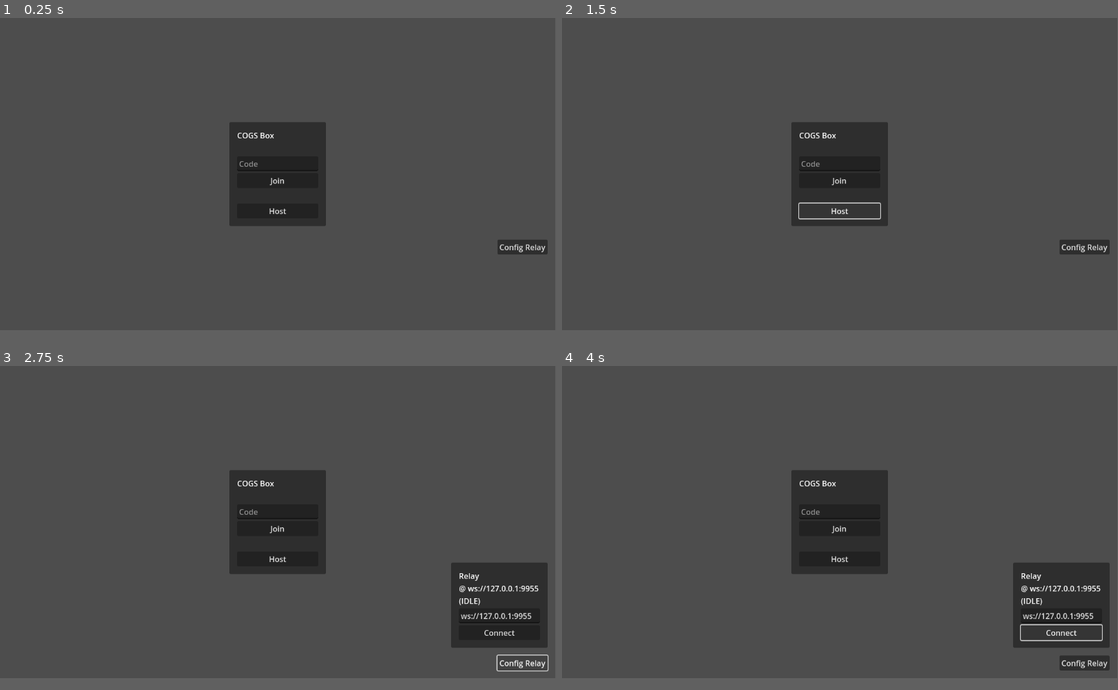
Above: before the commit, frames 1-4 (two rows, left to right).
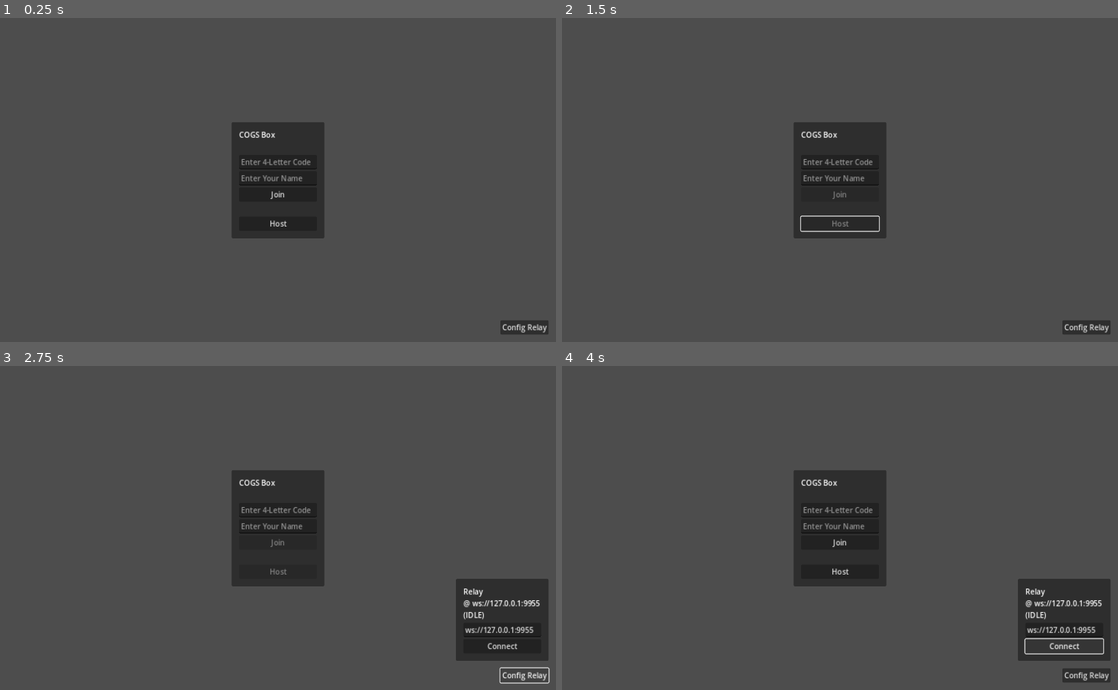
Above: after the commit, the same moments.

Repository: RUCOGS/jam-box
Game: Godot game, scene res://scenes/main.tscn
Two runs of this game, one before a commit and one after it. Both use one fixed random seed, a clock stepped at 60 frames per second and the inputs below.
Inputs (mouse positions are in pixels of both pictures, inside the frame that each line leads up to):
- Up to frame 1 (0.25 s): no input
- Up to frame 2 (1.5 s): click "Join" at 0.5 s; click (840, 212) at 1.25 s, where only the run before the commit has a clickable "Host"
- Up to frame 3 (2.75 s): click "Config Relay" at 2 s
- Up to frame 4 (4 s): click "Connect" at 2.75 s
The window is 799x449 before the commit and 800x466 after it. Grey fills any space a smaller window leaves; there, only what the larger window draws over its background counts as a difference.

The runs differ from the first frame. In frame 1, 2.0% of the frame differs, in the area x 41-99%, y 32-98%; in frame 2, 2.2%; in frame 3, 3.9%; in frame 4, 4.1%.
Error before the commit: Invalid access to property or key 'state_changed' on a base object of type 'Nil'. (res://scripts/ui/join_host_panel.gd:15)

Commit message:
Working room system

Diff:
--- a/Game/project.godot
+++ b/Game/project.godot
@@ -15,6 +15,16 @@
 config/features=PackedStringArray("4.3", "GL Compatibility")
 config/icon="res://icon.svg"
 
+[display]
+
+window/size/viewport_width=1200
+window/size/viewport_height=700
+window/stretch/mode="canvas_items"
+
+[editor]
+
+run/main_run_args="--resolution 1200x700"
+
 [rendering]
 
 renderer/rendering_method="gl_compatibility"
--- a/Game/scenes/main.tscn
+++ b/Game/scenes/main.tscn
@@ -8,6 +8,7 @@
 [ext_resource type="Script" path="res://scripts/ui/host_lobby_panel.gd" id="4_86h1h"]
 [ext_resource type="Script" path="res://scripts/ui/player_lobby_panel.gd" id="5_o4tag"]
 [ext_resource type="Script" path="res://scripts/room_manager.gd" id="6_olaue"]
+[ext_resource type="Script" path="res://scripts/ui/error_panel.gd" id="7_rwkk3"]
 
 [node name="Main" type="Node"]
 
@@ -33,8 +34,7 @@
 grow_vertical = 2
 script = ExtResource("1_1hdj3")
 
-[node name="JoinHostPanel" type="PanelContainer" parent="CanvasLayer/MainMenu/MenuManager" node_paths=PackedStringArray("_network", "_menu_manager", "_code_line_edit", "_join_button", "_host_button")]
-visible = false
+[node name="JoinHostPanel" type="PanelContainer" parent="CanvasLayer/MainMenu/MenuManager" node_paths=PackedStringArray("_network", "_room_manager", "_menu_manager", "_code_line_edit", "_name_line_edit", "_join_button", "_host_button")]
 custom_minimum_size = Vector2(200, 0)
 layout_mode = 1
 anchors_preset = 8
@@ -50,8 +50,10 @@
 grow_vertical = 2
 script = ExtResource("3_ah6gk")
 _network = NodePath("../../../../Network")
+_room_manager = NodePath("../../../../RoomManager")
 _menu_manager = NodePath("..")
 _code_line_edit = NodePath("MarginContainer/VBoxContainer/CodeLineEdit")
+_name_line_edit = NodePath("MarginContainer/VBoxContainer/UsernameLineEdit")
 _join_button = NodePath("MarginContainer/VBoxContainer/JoinButton")
 _host_button = NodePath("MarginContainer/VBoxContainer/HostButton")
 
@@ -76,8 +78,14 @@
 [node name="CodeLineEdit" type="LineEdit" parent="CanvasLayer/MainMenu/MenuManager/JoinHostPanel/MarginContainer/VBoxContainer"]
 layout_mode = 2
 size_flags_horizontal = 3
-placeholder_text = "Code"
+placeholder_text = "Enter 4-Letter Code"
 max_length = 6
+
+[node name="UsernameLineEdit" type="LineEdit" parent="CanvasLayer/MainMenu/MenuManager/JoinHostPanel/MarginContainer/VBoxContainer"]
+layout_mode = 2
+size_flags_horizontal = 3
+placeholder_text = "Enter Your Name"
+max_length = 12
 
 [node name="JoinButton" type="Button" parent="CanvasLayer/MainMenu/MenuManager/JoinHostPanel/MarginContainer/VBoxContainer"]
 layout_mode = 2
@@ -91,9 +99,9 @@
 layout_mode = 2
 text = "Host"
 
-[node name="HostLobbyPanel" type="PanelContainer" parent="CanvasLayer/MainMenu/MenuManager" node_paths=PackedStringArray("_room_manager", "_code_label", "_start_button", "_quit_button")]
+[node name="HostLobbyPanel" type="PanelContainer" parent="CanvasLayer/MainMenu/MenuManager" node_paths=PackedStringArray("_network", "_room_manager", "_code_label", "_players_label", "_start_button", "_quit_button")]
 visible = false
-custom_minimum_size = Vector2(200, 0)
+custom_minimum_size = Vector2(300, 0)
 layout_mode = 1
 anchors_preset = 8
 anchor_left = 0.5
@@ -107,8 +115,10 @@
 grow_horizontal = 2
 grow_vertical = 2
 script = ExtResource("4_86h1h")
+_network = NodePath("../../../../Network")
 _room_manager = NodePath("../../../../RoomManager")
 _code_label = NodePath("MarginContainer/VBoxContainer/CodeLabel")
+_players_label = NodePath("MarginContainer/VBoxContainer/ScrollContainer/PlayersLabel")
 _start_button = NodePath("MarginContainer/VBoxContainer/StartButton")
 _quit_button = NodePath("MarginContainer/VBoxContainer/QuitButton")
 
@@ -134,7 +144,7 @@
 custom_minimum_size = Vector2(0, 200)
 layout_mode = 2
 
-[node name="Label2" type="Label" parent="CanvasLayer/MainMenu/MenuManager/HostLobbyPanel/MarginContainer/VBoxContainer/ScrollContainer"]
+[node name="PlayersLabel" type="Label" parent="CanvasLayer/MainMenu/MenuManager/HostLobbyPanel/MarginContainer/VBoxContainer/ScrollContainer"]
 layout_mode = 2
 text = "P1"
 
@@ -146,7 +156,8 @@
 layout_mode = 2
 text = "Quit"
 
-[node name="PlayerLobbyPanel" type="PanelContainer" parent="CanvasLayer/MainMenu/MenuManager" node_paths=PackedStringArray("_room_manager", "_code_label", "_quit_button")]
+[node name="PlayerLobbyPanel" type="PanelContainer" parent="CanvasLayer/MainMenu/MenuManager" node_paths=PackedStringArray("_network", "_room_manager", "_code_label", "_test_button", "_quit_button")]
+visible = false
 custom_minimum_size = Vector2(200, 0)
 layout_mode = 1
 anchors_preset = 8
@@ -161,8 +172,10 @@
 grow_horizontal = 2
 grow_vertical = 2
 script = ExtResource("5_o4tag")
+_network = NodePath("../../../../Network")
 _room_manager = NodePath("../../../../RoomManager")
 _code_label = NodePath("MarginContainer/VBoxContainer/CodeLabel")
+_test_button = NodePath("MarginContainer/VBoxContainer/TestButton")
 _quit_button = NodePath("MarginContainer/VBoxContainer/QuitButton")
 
 [node name="MarginContainer" type="MarginContainer" parent="CanvasLayer/MainMenu/MenuManager/PlayerLobbyPanel"]
@@ -221,6 +234,7 @@
 [node name="VBoxContainer" type="VBoxContainer" parent="CanvasLayer/MainMenu/RelayPanel"]
 layout_mode = 2
 theme_override_constants/separation = 16
+alignment = 2
 
 [node name="ConfigPanel" type="PanelContainer" parent="CanvasLayer/MainMenu/RelayPanel/VBoxContainer"]
 custom_minimum_size = Vector2(200, 0)
@@ -255,6 +269,26 @@
 size_flags_horizontal = 8
 text = "Config Relay"
 
+[node name="ErrorPanel" type="MarginContainer" parent="CanvasLayer/MainMenu" node_paths=PackedStringArray("_network", "_error_label")]
+layout_mode = 1
+anchors_preset = 10
+anchor_right = 1.0
+grow_horizontal = 2
+theme_override_constants/margin_left = 16
+theme_override_constants/margin_top = 16
+theme_override_constants/margin_right = 16
+theme_override_constants/margin_bottom = 16
+script = ExtResource("7_rwkk3")
+_network = NodePath("../../../Network")
+_error_label = NodePath("ErrorLabel")
+
+[node name="ErrorLabel" type="Label" parent="CanvasLayer/MainMenu/ErrorPanel"]
+custom_minimum_size = Vector2(20, 0)
+layout_mode = 2
+text = "asdfasdfasdfasdfasdfasdfasdfasdfasdfasdfasdfasdfasdfasdfasdfasdf"
+horizontal_alignment = 1
+autowrap_mode = 3
+
 [node name="Network" type="Node" parent="."]
 script = ExtResource("1_51f1j")
 
--- a/Game/scripts/network.gd
+++ b/Game/scripts/network.gd
@@ -127,9 +127,7 @@
 	# Client player attempts to join a game room.
 	JOIN_ROOM = 129,
 	# Client (Player/Host) is sending data.
-	SERVER_RELAY_DATA = 130,
-	# Client host attempts to end its game room. Only works when the client is hosting a room.
-	HOST_END_ROOM = 131,
+	SERVER_RELAY_DATA = 130
 }
 
 
@@ -143,10 +141,11 @@
 	send_packet(_peer_buffer.data_array)
 
 
-func send_join_room(code: String):
+func send_join_room(code: String, username: String):
 	_peer_buffer.clear()
 	_peer_buffer.put_u8(PacketID.JOIN_ROOM)
 	_peer_buffer.put_utf8_string(code)
+	_peer_buffer.put_utf8_string(username)
 	send_packet(_peer_buffer.data_array)
 
 
--- a/Game/scripts/room_manager.gd
+++ b/Game/scripts/room_manager.gd
@@ -3,7 +3,7 @@
 
 
 signal state_changed
-signal player_connected(client_id: int)
+signal player_connected(client_id: int, username: String)
 signal player_disconnected(client_id: int)
 signal received_packet(sender_id: int, packet_id: PacketID, buffer: ByteBuffer)
 
@@ -23,13 +23,16 @@
 		if old != v:
 			state_changed.emit()
 var room_code: String = ""
+# Current player's username. Set if you are not the host.
+var username: String = ""
 var is_host: bool = false
-# Client ids of all the players in the room. This is only set when you are the host.
-var players: Array[int] = []
+# [player_id: int] -> username: String
+# Set if are you the host.
+var players: Dictionary = {}
 
 @export var _network: Network
 
-var _peer_buffer = ByteBuffer.new()
+var _peer_buffer = ByteBuffer.new_little_endian()
 
 
 func _enter_tree() -> void:
@@ -49,17 +52,19 @@
 		global = null
 
 
-func join_room(_room_code: String):
+func join_room(_room_code: String, _username: String):
 	room_code = _room_code
+	username = _username
 	state = State.CONNECTING
 	is_host = false
-	_network.send_join_room(_room_code)
+	_network.send_join_room(_room_code, _username)
 
 
 func host_room():
 	room_code = ""
 	state = State.CONNECTING
 	is_host = true
+	players.clear()
 	_network.send_host_room()
 
 
@@ -85,10 +90,11 @@
 			received_packet.emit(sender_id, room_packet_id, buffer)
 		elif is_host:
 			if packet_id == Network.PacketID.ROOM_PLAYER_CONNECTED:
-				var client_id = buffer.get_u32()
-				print("Player [%s] connected" % client_id)
-				players.append(client_id)
-				player_connected.emit(client_id)
+				var id = buffer.get_u32()
+				var username = buffer.get_utf8_string()
+				print("Player [%s] \"%s\" connected" % [id, username])
+				players[id] = username
+				player_connected.emit(id, username)
 				print("  Lobby: ", players)
 			elif packet_id == Network.PacketID.ROOM_PLAYER_DISCONNECTED:
 				var client_id = buffer.get_u32()
--- /dev/null
+++ b/Game/scripts/ui/error_panel.gd
@@ -0,0 +1,35 @@
+extends MarginContainer
+
+
+@export var show_duration: float = 3
+
+@export var _network: Network
+@export var _error_label: Label
+
+var _tween: Tween
+var _show_timer: float = 0
+
+
+func _ready() -> void:
+	_network.received_packet.connect(_on_received_packet)
+	_error_label.text = ""
+
+
+func _process(delta: float) -> void:
+	if _show_timer > 0:
+		_show_timer -= delta
+		if _show_timer <= 0:
+			_tween = create_tween() \
+				.set_ease(Tween.EASE_OUT) \
+				.set_trans(Tween.TRANS_CUBIC)
+			_tween.tween_property(_error_label, "self_modulate", Color(Color.WHITE, 0), 2)
+
+
+func _on_received_packet(packet_id: Network.PacketID, buffer: ByteBuffer):
+	if packet_id == Network.PacketID.CLIENT_REQUEST_ERROR:
+		var error_text = buffer.get_utf8_string()
+		_error_label.text = error_text
+		_error_label.self_modulate = Color.WHITE
+		if _tween and _tween.is_running():
+			_tween.stop()
+		_show_timer = len(error_text) * show_duration / 20.0
--- a/Game/scripts/ui/host_lobby_panel.gd
+++ b/Game/scripts/ui/host_lobby_panel.gd
@@ -17,12 +17,14 @@
 	_room_manager.received_packet.connect(_on_received_packet)
 	_room_manager.player_connected.connect(_on_player_connected)
 	_room_manager.player_disconnected.connect(_on_player_disconnected)
+	_quit_button.pressed.connect(_on_quit_pressed)
 
 
 func _on_state_changed():
 	if _room_manager.state == RoomManager.State.IN_ROOM:
 		_code_label.text = "[%s]" % _room_manager.room_code
 		_player_to_test_pressed.clear()
+	_update_visuals()
 
 
 func _on_received_packet(sender_id: int, packet_id: RoomManager.PacketID, buffer: ByteBuffer):
@@ -32,7 +34,7 @@
 		_update_visuals()
 
 
-func _on_player_connected(player_id: int):
+func _on_player_connected(player_id: int, _username: String):
 	_player_to_test_pressed[player_id] = false
 	_update_visuals()
 
@@ -44,8 +46,8 @@
 
 func _update_visuals():
 	var text = ""
-	for player in _room_manager.players:
-		text += "[%s] %s\n" % [player, "(TEST)" if _player_to_test_pressed[player] else ""]
+	for player_id in _room_manager.players:
+		text += "[%s]: %s %s\n" % [player_id, _room_manager.players[player_id], "(TEST)" if _player_to_test_pressed[player_id] else ""]
 	text = text.rstrip("\n")
 	_players_label.text = text
 
--- a/Game/scripts/ui/join_host_panel.gd
+++ b/Game/scripts/ui/join_host_panel.gd
@@ -5,6 +5,7 @@
 @export var _room_manager: RoomManager
 @export var _menu_manager: MenuManager
 @export var _code_line_edit: LineEdit
+@export var _name_line_edit: LineEdit
 @export var _join_button: Button
 @export var _host_button: Button
 
@@ -27,7 +28,7 @@
 
 
 func _on_join_pressed():
-	_room_manager.join_room(_code_line_edit.text)
+	_room_manager.join_room(_code_line_edit.text, _name_line_edit.text)
 
 
 func _on_host_pressed():
--- a/Game/scripts/ui/main_menu.gd
+++ b/Game/scripts/ui/main_menu.gd
@@ -7,6 +7,7 @@
 
 func _ready() -> void:
 	_network.disconnected.connect(_on_disconnected)
+	_on_disconnected()
 
 
 func _on_disconnected():
Not shown: 1 places in Game/scenes/main.tscn that only renumber resources
Not shown, removed: Game/scenes/mai55FF.tmp
Not shown, removed: Game/scenes/mai6CE3.tmp
Not shown, changed: Relay/src/client/mod.rs
Not shown, changed: Relay/src/client/network_transport.rs
Not shown, changed: Relay/src/client/web_socket_transport.rs
Not shown, changed: Relay/src/packet.rs
Not shown, changed: Relay/src/room_manager.rs
